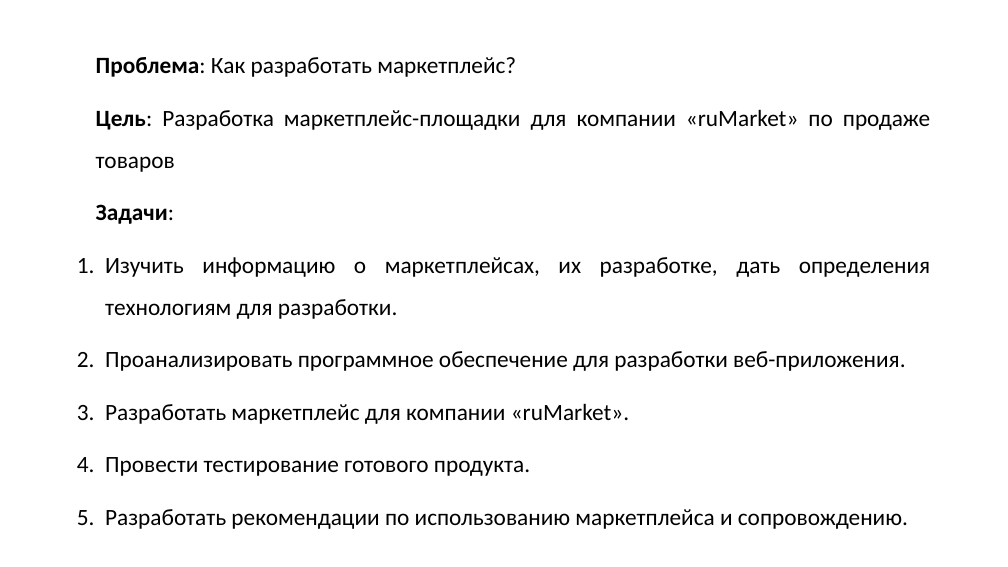
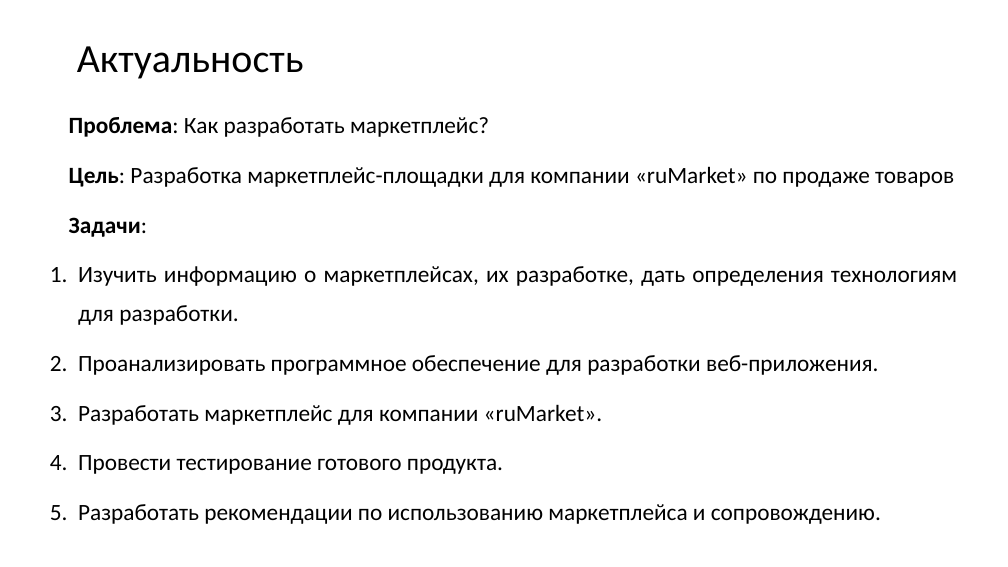
Before and after one commit to ugolnikov/deplom, a slide deck: slide 2 of Защита Диплом - Угольников Д.О..pptx (slide 3 before the commit). Drawn at 1008x567 pixels with LibreOffice and Linux fonts; fonts in the diff are those of the drawing. Boxes give left, top, right and bottom in pixels: in the first picture for what was removed or moved away, otherwise in the second. Text is boxed around its words. In the diff, an @@ line names an element or a change of style, - is before the commit and + after.

```diff
--- a/Защита Диплом - Угольников Д.О..pptx
+++ b/Защита Диплом - Угольников Д.О..pptx
@@ title added at box(77, 46, 304, 79), 38 pt, text #000000 @@
+Актуальность
@@ text "Проблема: Как разработать маркетплейс?": place and size @@
-text "Проблема: Как разработать маркетплейс?" at box(96, 57, 930, 529)
+text "Проблема: Как разработать маркетплейс?" at box(69, 117, 957, 524)
@@ text "Проблема: Как разработать маркетплейс?" at box(69, 117, 957, 524): line spacing 1.5 to 1.4 @@
```
Also in this commit, not shown: 1 other slide changed, 1 slide removed, 1 other file.
